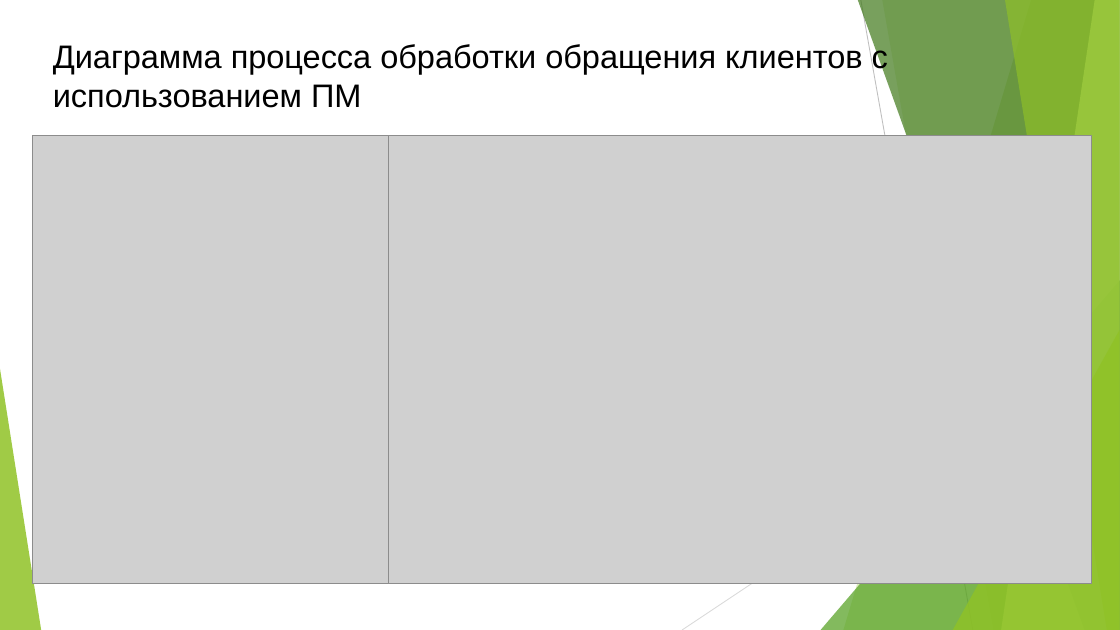
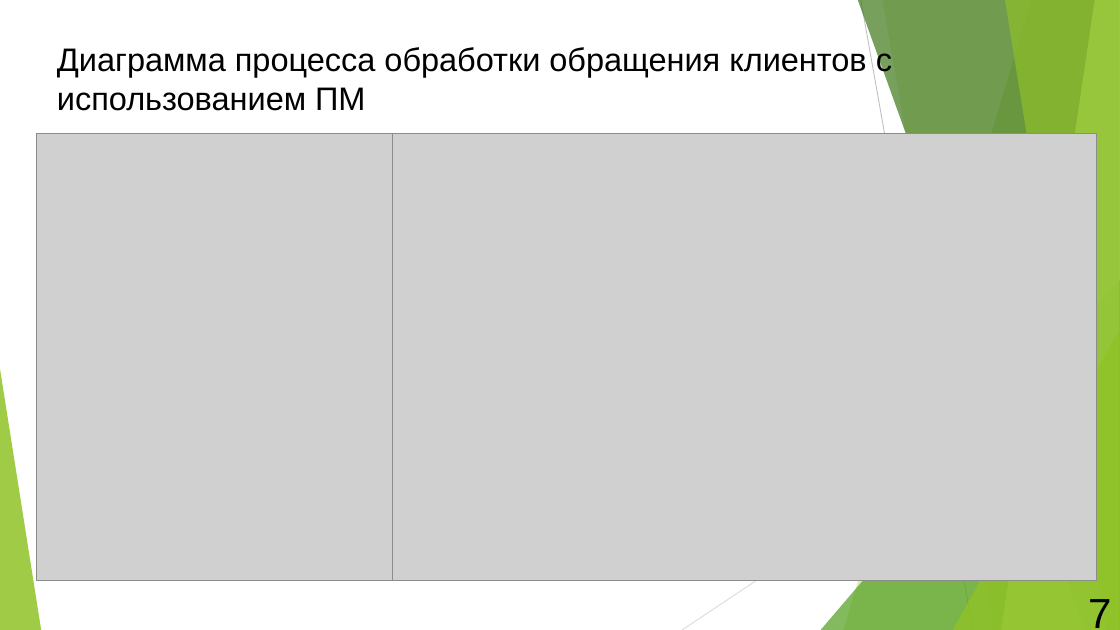
Before and after one commit to semenovMaksWeb/biti, a slide deck: slide 7 of ДИПЛОМ/ДИПЛОМ.2.0/Призентация.pptx. Drawn at 1120x630 pixels with LibreOffice and Linux fonts; fonts in the diff are those of the drawing; grey boxes stand for pictures. Boxes give left, top, right and bottom in pixels: in the first picture for what was removed or moved away, otherwise in the second. Text is boxed around its words. In the diff, an @@ line names an element or a change of style, - is before the commit and + after.

```diff
--- a/ДИПЛОМ/ДИПЛОМ.2.0/Призентация.pptx
+++ b/ДИПЛОМ/ДИПЛОМ.2.0/Призентация.pptx
@@ 2 pictures, 1 title: place and size @@
-2 pictures, 1 title at [33, 42, 1092, 583]
+2 pictures, 1 title at [37, 47, 1096, 581]
@@ page number: place and size @@
-page number at [831, 583, 844, 586]
+page number at [1088, 599, 1111, 628]
@@ page number at [1088, 599, 1111, 628]: size 20 to 36 pt, text colour #FFFFFF to #000000 @@
```
Also in this commit, not shown: 7 other slides changed, 10 slides added, 1 other file.
